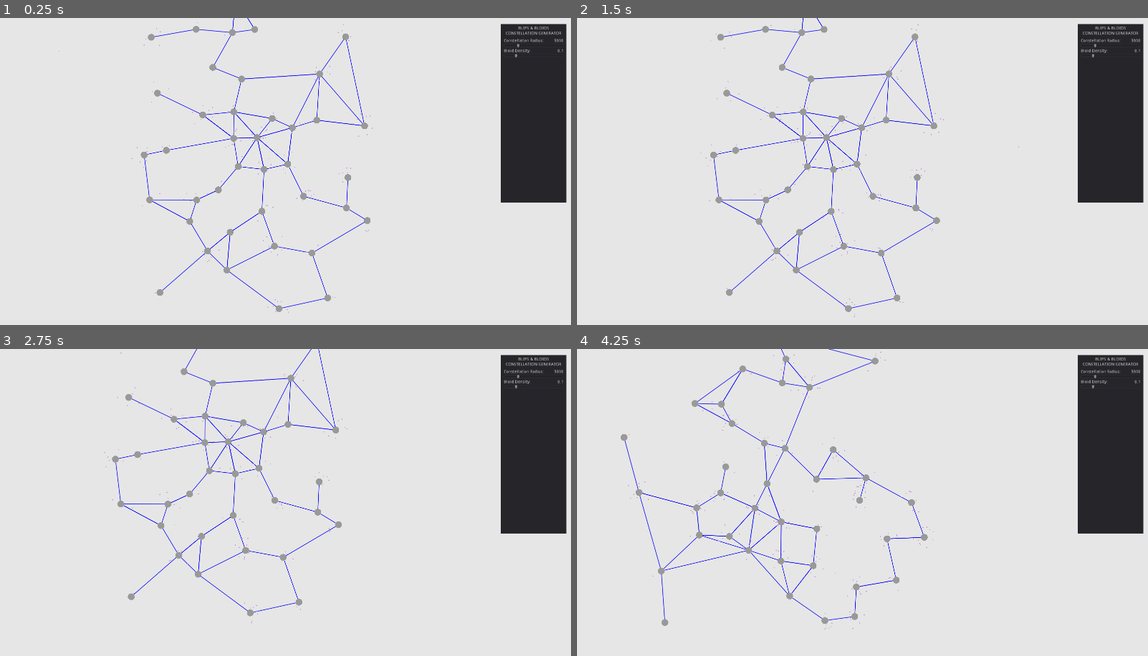
Above: before the commit, frames 1-4 (two rows, left to right).
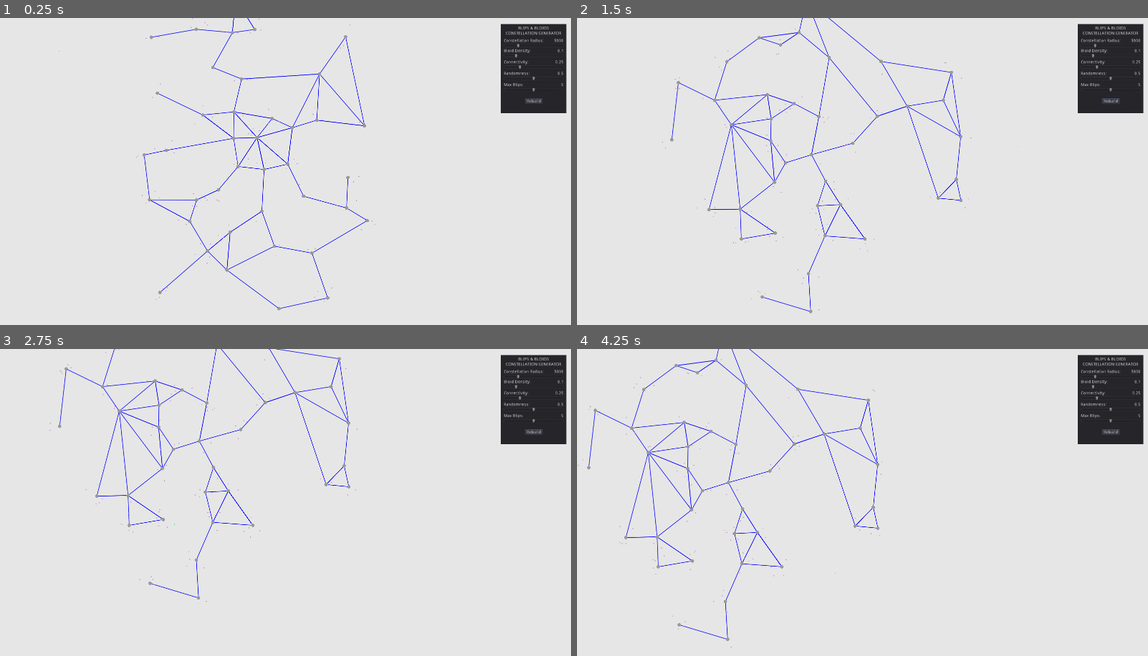
Above: after the commit, the same moments.

Repository: JRileyH/blips
Game: Godot game, scene res://Game.tscn
Two runs of this game, one before a commit and one after it. Both use one fixed random seed, a clock stepped at 60 frames per second and the inputs below.
Inputs (mouse positions are in pixels of both pictures, inside the frame that each line leads up to):
- Up to frame 1 (0.25 s): no input
- Up to frame 2 (1.5 s): click (1108, 100) at 0.5 s, where only the run after the commit has a clickable "Rebuild"; tap Enter at 1.25 s; move the mouse to (988, 162) at 1.27 s; hold D (move_right) from 1.28 s (still down); click (988, 162) at 1.42 s
- Up to frame 3 (2.75 s): move the mouse to (171, 527) at 2.02 s; release D (move_right) at 2.03 s; hold S (move_down) from 2.03 s (still down); click (171, 527) at 2.17 s
- Up to frame 4 (4.25 s): move the mouse to (919, 438) at 2.77 s; release S (move_down) at 2.78 s; hold D (move_right) 2.78-3.53 s; click (919, 438) at 2.92 s; move the mouse to (833, 573) at 3.52 s; hold W (move_up) from 3.53 s (still down); click (833, 573) at 3.67 s

The runs differ from the first frame. In frame 1, 4.3% of the frame differs, in the area x 22-100%, y 0-97%; in frame 2, 6.9%; in frame 3, 6.6%; in frame 4, 7.0%, in the area x 0-100%, y 0-98%.

Commit message:
finished UI controls and inspector constrols

Diff:
--- a/Bloid.gd
+++ b/Bloid.gd
@@ -1,7 +1,7 @@
 extends Node2D
 class_name Bloid
 
-export (float) var radius = 80.0
+export (float) var radius = 40.0
 export(Color) var color = Color(0.6, 0.6, 0.6)
 
 func _ready():
--- a/Inspector.gd
+++ b/Inspector.gd
@@ -22,9 +22,13 @@
 	var map = get_node("../Map")
 	$CanvasLayer/Control/Panel/Radius.connect("change", map, "set_map_size")
 	$CanvasLayer/Control/Panel/Density.connect("change", map, "set_bloid_density")
+	$CanvasLayer/Control/Panel/Connectivity.connect("change", map, "set_connectivity")
+	$CanvasLayer/Control/Panel/Randomness.connect("change", map, "set_randomness")
+	$CanvasLayer/Control/Panel/MaxBlips.connect("change", map, "set_max_blips")
+	$CanvasLayer/Control/Panel/Rebuild.connect("pressed", map, "build")
 
 func _process(delta):
-	position += get_move_input() * delta * 900
+	position += get_move_input() * delta * 1500
 	if Input.is_action_pressed("reset"):
 		rotation = 0.0
 	else:
@@ -36,3 +40,21 @@
 		if new_zoom.y <= 0.1 or new_zoom.y >= 50:
 			return
 		$Camera2D.zoom = new_zoom
+	elif event is InputEventMouseButton:
+		if event.is_pressed() and (event.button_index == BUTTON_WHEEL_UP or event.button_index == BUTTON_WHEEL_DOWN):
+			var new_zoom = $Camera2D.zoom
+			if event.button_index == BUTTON_WHEEL_UP:
+				new_zoom += Vector2.ONE * 0.5
+			elif event.button_index == BUTTON_WHEEL_DOWN:
+				new_zoom -= Vector2.ONE * 0.5
+			if new_zoom != $Camera2D.zoom and new_zoom.y > 0.1 and new_zoom.y < 50:
+				$Camera2D.zoom = new_zoom
+	elif event is InputEventKey:
+		if event.is_pressed() and (event.scancode == KEY_BRACELEFT or event.scancode == KEY_BRACERIGHT):
+			var new_zoom = $Camera2D.zoom
+			if event.scancode == KEY_BRACELEFT:
+				new_zoom += Vector2.ONE
+			elif event.scancode == KEY_BRACERIGHT:
+				new_zoom -= Vector2.ONE
+			if new_zoom != $Camera2D.zoom and new_zoom.y > 0.1 and new_zoom.y < 50:
+				$Camera2D.zoom = new_zoom
--- a/Inspector.tscn
+++ b/Inspector.tscn
@@ -29,7 +29,7 @@
 margin_left = -240.0
 margin_top = 20.0
 margin_right = -20.0
-margin_bottom = 620.0
+margin_bottom = 320.0
 __meta__ = {
 "_edit_use_anchors_": false
 }
@@ -66,3 +66,37 @@
 maximum = 0.5
 step = 0.01
 default = 0.1
+
+[node name="Connectivity" parent="CanvasLayer/Control/Panel" instance=ExtResource( 3 )]
+margin_left = 2.0
+margin_top = 118.0
+margin_right = 218.0
+margin_bottom = 156.0
+label = "Connectivity"
+maximum = 1.0
+step = 0.01
+default = 0.25
+
+[node name="Randomness" parent="CanvasLayer/Control/Panel" instance=ExtResource( 3 )]
+margin_left = 2.0
+margin_top = 156.0
+margin_right = 218.0
+margin_bottom = 194.0
+label = "Randomness"
+maximum = 1.0
+step = 0.01
+default = 0.5
+
+[node name="MaxBlips" parent="CanvasLayer/Control/Panel" instance=ExtResource( 3 )]
+margin_left = 2.0
+margin_top = 194.0
+margin_right = 218.0
+margin_bottom = 232.0
+label = "Max Blips"
+
+[node name="Rebuild" type="Button" parent="CanvasLayer/Control/Panel"]
+margin_left = 80.0
+margin_top = 249.75
+margin_right = 140.0
+margin_bottom = 269.75
+text = "Rebuild"
--- a/Map.gd
+++ b/Map.gd
@@ -5,7 +5,7 @@
 var BLOID_DENSITY: float = 0.01
 var CONNECTIVITY: float = 0.25
 var RANDOMNESS: float = 0.5
-var MAX_BLIPS: int = 10
+var MAX_BLIPS: int = 5
 
 
 var Bloid = preload("res://Bloid.tscn")
@@ -160,13 +160,8 @@
 func _ready():
 	build()
 
-var timer: float = 0.0
-func _process(delta):
-	timer += delta
-	if timer > 3:
-		timer = 0.0
-		build()
-
+func _process(_delta):
+	pass
 
 func _draw():
 	for c in connections:
